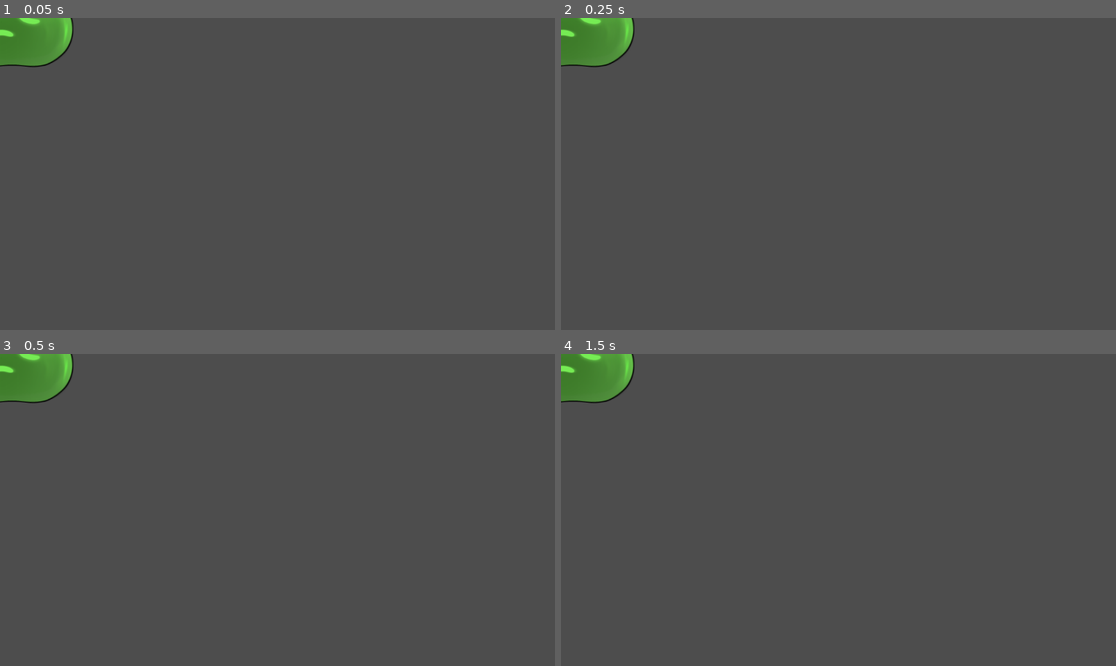
Above: before the commit, frames 1-4 (two rows, left to right).
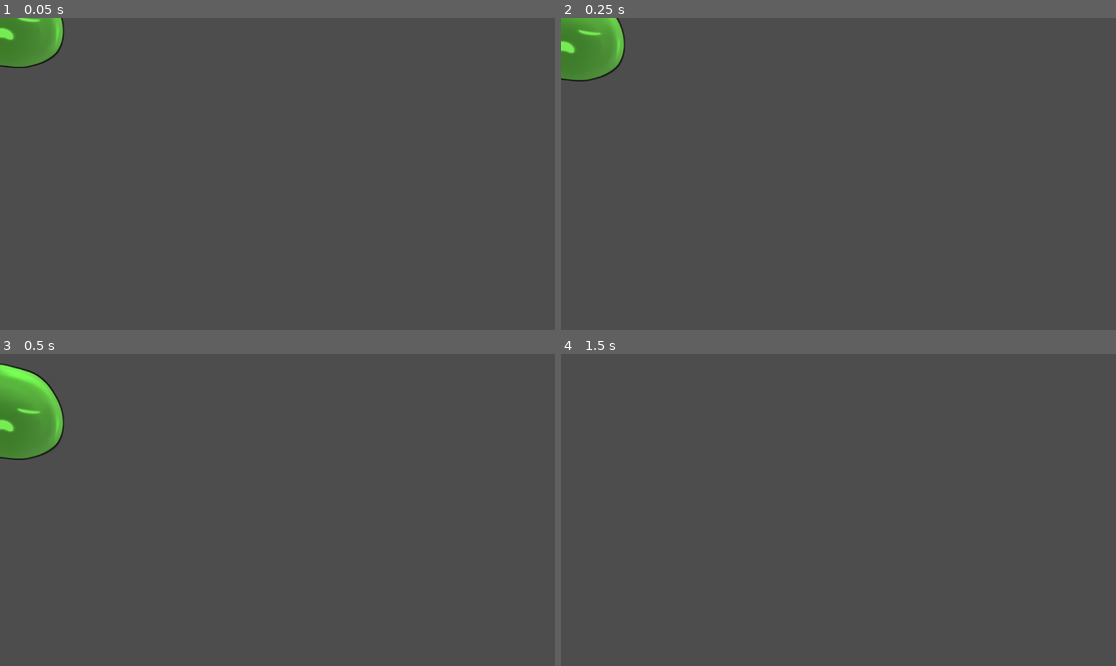
Above: after the commit, the same moments.

Repository: Cthuwu-chan/First-Project
Game: Godot game, scene res://slime.tscn
Two runs of this game, one before a commit and one after it. Both use one fixed random seed, a clock stepped at 60 frames per second and the inputs below. The project has no main scene, so this scene is started directly.
Inputs:
- Up to frame 1 (0.05 s): no input
- Up to frame 2 (0.25 s): no input
- Up to frame 3 (0.5 s): no input
- Up to frame 4 (1.5 s): no input

The runs differ from the first frame. In frame 1, 0.5% of the frame differs, in the area x 0-14%, y 0-17%; in frame 2, 1.2%; in frame 3, 3.8%, in the area x 0-14%, y 0-34%; in frame 4, 1.9%.

Commit message:
Green Slime scene

Diff:
--- /dev/null
+++ b/Green Slime.tscn
@@ -0,0 +1,145 @@
+[gd_scene load_steps=33 format=3 uid="uid://c1ftq6j6832oh"]
+
+[ext_resource type="Texture2D" uid="uid://csbhouxv3bn10" path="res://Slimes/SlimeGreen/SlimeBasic_00000.png" id="1_eyhw2"]
+[ext_resource type="Texture2D" uid="uid://natcrieq3wlf" path="res://Slimes/SlimeGreen/SlimeBasic_00001.png" id="2_7mchl"]
+[ext_resource type="Texture2D" uid="uid://djspc1bdgvyot" path="res://Slimes/SlimeGreen/SlimeBasic_00002.png" id="3_4jitq"]
+[ext_resource type="Texture2D" uid="uid://k2hcawe6ogij" path="res://Slimes/SlimeGreen/SlimeBasic_00003.png" id="4_0v6sv"]
+[ext_resource type="Texture2D" uid="uid://b36lx4hf86liu" path="res://Slimes/SlimeGreen/SlimeBasic_00004.png" id="5_n651i"]
+[ext_resource type="Texture2D" uid="uid://deih6eye601w5" path="res://Slimes/SlimeGreen/SlimeBasic_00005.png" id="6_2sclx"]
+[ext_resource type="Texture2D" uid="uid://c6tepxqkt4wdk" path="res://Slimes/SlimeGreen/SlimeBasic_00006.png" id="7_uek5f"]
+[ext_resource type="Texture2D" uid="uid://cf07nhg0jbywd" path="res://Slimes/SlimeGreen/SlimeBasic_00007.png" id="8_gjrlh"]
+[ext_resource type="Texture2D" uid="uid://cxgw4qjugdr6n" path="res://Slimes/SlimeGreen/SlimeBasic_00008.png" id="9_hqwpt"]
+[ext_resource type="Texture2D" uid="uid://j1e4r3tp8sdj" path="res://Slimes/SlimeGreen/SlimeBasic_00009.png" id="10_8sl7w"]
+[ext_resource type="Texture2D" uid="uid://vkdv5jedwe78" path="res://Slimes/SlimeGreen/SlimeBasic_00010.png" id="11_heyqs"]
+[ext_resource type="Texture2D" uid="uid://08tbxwvb7234" path="res://Slimes/SlimeGreen/SlimeBasic_00011.png" id="12_j5ios"]
+[ext_resource type="Texture2D" uid="uid://lrf5nru7r65w" path="res://Slimes/SlimeGreen/SlimeBasic_00012.png" id="13_303c8"]
+[ext_resource type="Texture2D" uid="uid://cme4xa51n18kd" path="res://Slimes/SlimeGreen/SlimeBasic_00013.png" id="14_sabdf"]
+[ext_resource type="Texture2D" uid="uid://lhhmj16nfd7m" path="res://Slimes/SlimeGreen/SlimeBasic_00014.png" id="15_clffj"]
+[ext_resource type="Texture2D" uid="uid://cvf3cb0xrrfrc" path="res://Slimes/SlimeGreen/SlimeBasic_00015.png" id="16_bf8f7"]
+[ext_resource type="Texture2D" uid="uid://c780tji2stwxn" path="res://Slimes/SlimeGreen/SlimeBasic_00016.png" id="17_v4voh"]
+[ext_resource type="Texture2D" uid="uid://t5jnlnp60ogy" path="res://Slimes/SlimeGreen/SlimeBasic_00017.png" id="18_jcwc1"]
+[ext_resource type="Texture2D" uid="uid://ciowjoa2me58i" path="res://Slimes/SlimeGreen/SlimeBasic_00018.png" id="19_w3xuc"]
+[ext_resource type="Texture2D" uid="uid://b55bi5vbjqq7h" path="res://Slimes/SlimeGreen/SlimeBasic_00019.png" id="20_0a6pc"]
+[ext_resource type="Texture2D" uid="uid://pjws7l52x8mo" path="res://Slimes/SlimeGreen/SlimeBasic_00020.png" id="21_46ioo"]
+[ext_resource type="Texture2D" uid="uid://dqnttqmlkceri" path="res://Slimes/SlimeGreen/SlimeBasic_00021.png" id="22_oscod"]
+[ext_resource type="Texture2D" uid="uid://d4eho6rufnb5q" path="res://Slimes/SlimeGreen/SlimeBasic_00022.png" id="23_dfuvy"]
+[ext_resource type="Texture2D" uid="uid://dgbkgqjyw6xef" path="res://Slimes/SlimeGreen/SlimeBasic_00023.png" id="24_3tkr3"]
+[ext_resource type="Texture2D" uid="uid://ecb3l1l3mb2o" path="res://Slimes/SlimeGreen/SlimeBasic_00024.png" id="25_bg7f7"]
+[ext_resource type="Texture2D" uid="uid://i8ljt0nkxpy0" path="res://Slimes/SlimeGreen/SlimeBasic_00025.png" id="26_hepn4"]
+[ext_resource type="Texture2D" uid="uid://d32n5wacbsv8a" path="res://Slimes/SlimeGreen/SlimeBasic_00026.png" id="27_cabx6"]
+[ext_resource type="Texture2D" uid="uid://dixo21722pbfp" path="res://Slimes/SlimeGreen/SlimeBasic_00027.png" id="28_c6ca1"]
+[ext_resource type="Texture2D" uid="uid://cdwxpjuxx77nd" path="res://Slimes/SlimeGreen/SlimeBasic_00028.png" id="29_r37lj"]
+[ext_resource type="Texture2D" uid="uid://c3epvusvo1eoq" path="res://Slimes/SlimeGreen/SlimeBasic_00029.png" id="30_dlsip"]
+
+[sub_resource type="SpriteFrames" id="SpriteFrames_kd6jp"]
+animations = [{
+"frames": [{
+"duration": 1.0,
+"texture": ExtResource("1_eyhw2")
+}, {
+"duration": 1.0,
+"texture": ExtResource("2_7mchl")
+}, {
+"duration": 1.0,
+"texture": ExtResource("3_4jitq")
+}, {
+"duration": 1.0,
+"texture": ExtResource("4_0v6sv")
+}, {
+"duration": 1.0,
+"texture": ExtResource("5_n651i")
+}, {
+"duration": 1.0,
+"texture": ExtResource("6_2sclx")
+}, {
+"duration": 1.0,
+"texture": ExtResource("7_uek5f")
+}, {
+"duration": 1.0,
+"texture": ExtResource("8_gjrlh")
+}, {
+"duration": 1.0,
+"texture": ExtResource("9_hqwpt")
+}, {
+"duration": 1.0,
+"texture": ExtResource("10_8sl7w")
+}, {
+"duration": 1.0,
+"texture": ExtResource("11_heyqs")
+}, {
+"duration": 1.0,
+"texture": ExtResource("12_j5ios")
+}, {
+"duration": 1.0,
+"texture": ExtResource("13_303c8")
+}, {
+"duration": 1.0,
+"texture": ExtResource("14_sabdf")
+}, {
+"duration": 1.0,
+"texture": ExtResource("15_clffj")
+}, {
+"duration": 1.0,
+"texture": ExtResource("16_bf8f7")
+}, {
+"duration": 1.0,
+"texture": ExtResource("17_v4voh")
+}, {
+"duration": 1.0,
+"texture": ExtResource("18_jcwc1")
+}, {
+"duration": 1.0,
+"texture": ExtResource("19_w3xuc")
+}, {
+"duration": 1.0,
+"texture": ExtResource("20_0a6pc")
+}, {
+"duration": 1.0,
+"texture": ExtResource("21_46ioo")
+}, {
+"duration": 1.0,
+"texture": ExtResource("22_oscod")
+}, {
+"duration": 1.0,
+"texture": ExtResource("23_dfuvy")
+}, {
+"duration": 1.0,
+"texture": ExtResource("24_3tkr3")
+}, {
+"duration": 1.0,
+"texture": ExtResource("25_bg7f7")
+}, {
+"duration": 1.0,
+"texture": ExtResource("26_hepn4")
+}, {
+"duration": 1.0,
+"texture": ExtResource("27_cabx6")
+}, {
+"duration": 1.0,
+"texture": ExtResource("28_c6ca1")
+}, {
+"duration": 1.0,
+"texture": ExtResource("29_r37lj")
+}, {
+"duration": 1.0,
+"texture": ExtResource("30_dlsip")
+}],
+"loop": true,
+"name": &"default",
+"speed": 25.0
+}]
+
+[sub_resource type="RectangleShape2D" id="RectangleShape2D_ncgp5"]
+size = Vector2(214, 154)
+
+[node name="Green Slime" type="RigidBody2D"]
+
+[node name="AnimatedSprite2D" type="AnimatedSprite2D" parent="."]
+position = Vector2(3, 2)
+sprite_frames = SubResource("SpriteFrames_kd6jp")
+frame = 20
+frame_progress = 0.361411
+
+[node name="CollisionShape2D" type="CollisionShape2D" parent="."]
+position = Vector2(6, 11)
+shape = SubResource("RectangleShape2D_ncgp5")
--- a/slime.tscn
+++ b/slime.tscn
@@ -129,9 +129,17 @@
 "speed": 25.0
 }]
 
-[node name="Slime" type="Node2D"]
+[sub_resource type="RectangleShape2D" id="RectangleShape2D_ncgp5"]
+size = Vector2(214, 154)
+
+[node name="Green Slime" type="RigidBody2D"]
 
 [node name="AnimatedSprite2D" type="AnimatedSprite2D" parent="."]
 position = Vector2(3, 2)
 sprite_frames = SubResource("SpriteFrames_kd6jp")
-frame_progress = 0.903092
+frame = 20
+frame_progress = 0.361411
+
+[node name="CollisionShape2D" type="CollisionShape2D" parent="."]
+position = Vector2(6, 11)
+shape = SubResource("RectangleShape2D_ncgp5")
Not shown: 1 places in slime.tscn that only renumber resources
